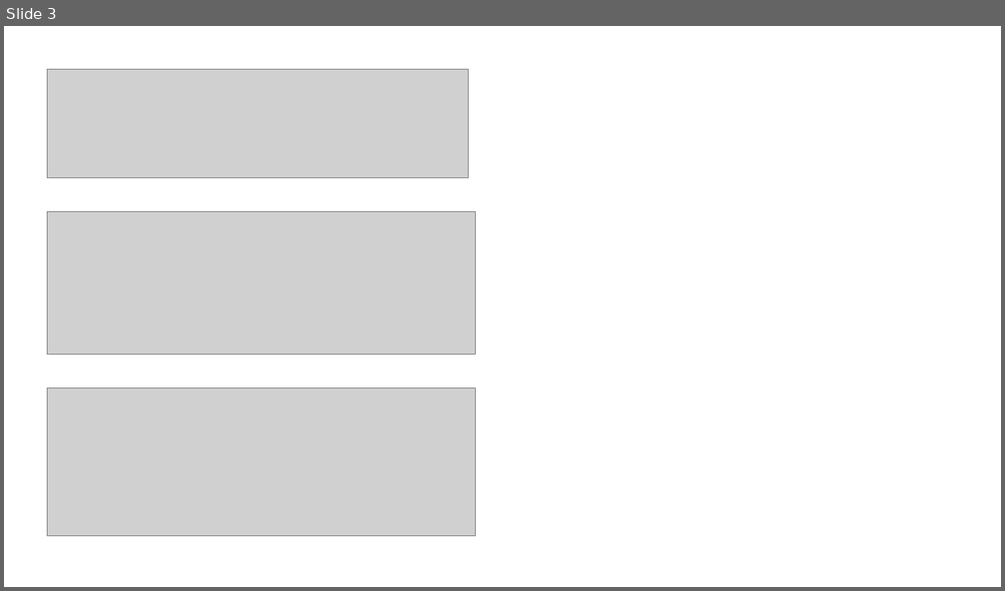
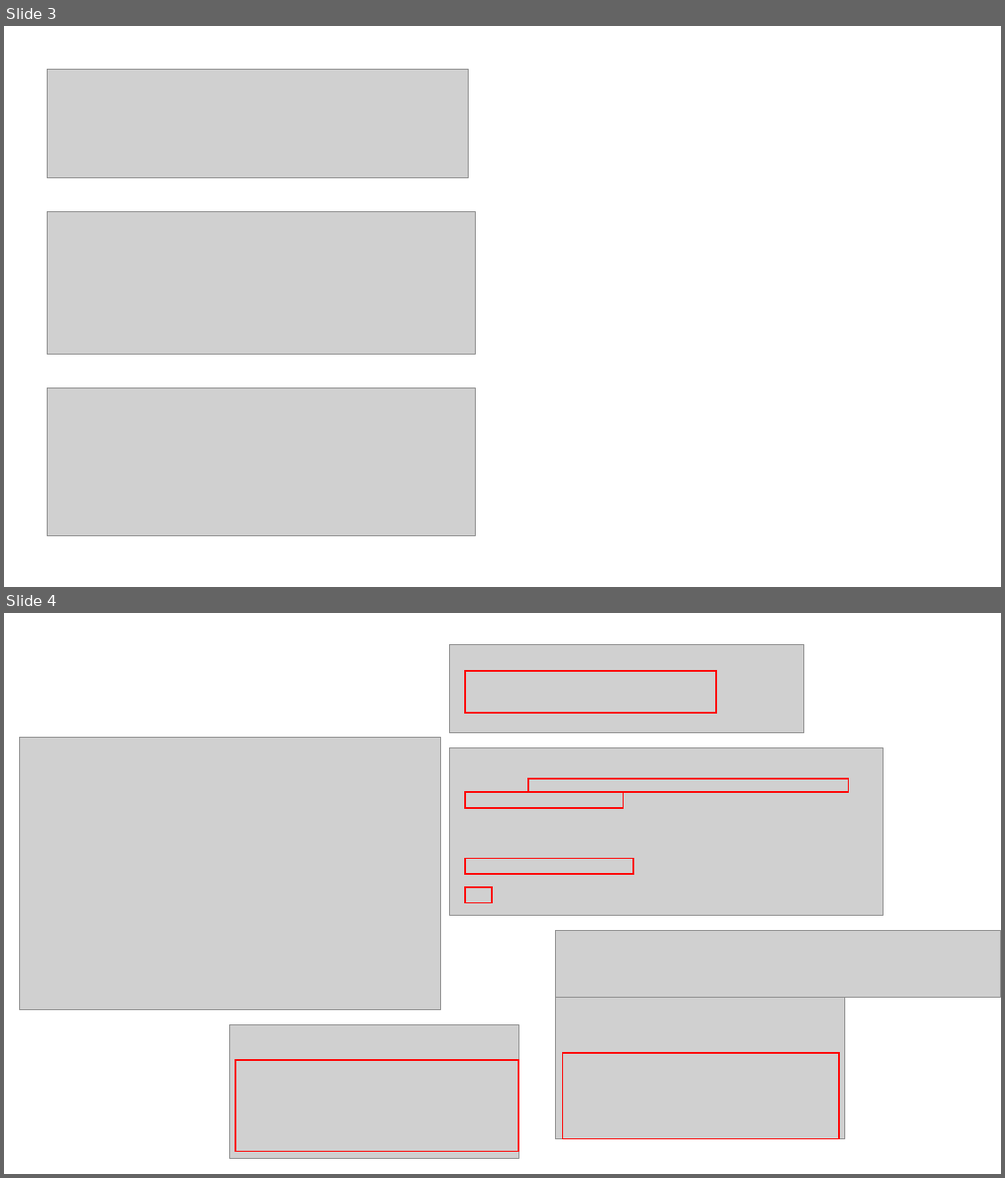
Before and after one commit to cooper35211-max/net_class, a slide deck: 網站與簡報/note.pptx. Shown one above the other, each under a label of ours: slide 3 before the commit, slides 3 and 4 after it. The pictures are 1005x591 and 1005x1178 pixels, drawn with LibreOffice and Linux fonts; fonts in the diff are those of the drawing; grey boxes stand for pictures. Boxes give left, top, right and bottom in pixels: in the first picture for what was removed or moved away, otherwise in the second. Text is boxed around its words. In the diff, an @@ line names an element or a change of style, - is before the commit and + after.

```diff
--- a/網站與簡報/note.pptx
+++ b/網站與簡報/note.pptx
@@ slide 4 added at bbox=[4, 613, 1001, 1174], background #FFFFFF @@
@@ picture added at bbox=[450, 644, 804, 732] @@
@@ rectangle added at bbox=[465, 671, 716, 713], outline #FF0000 1.5 pt @@
@@ picture added at bbox=[20, 737, 441, 1009] @@
@@ picture added at bbox=[450, 748, 883, 915] @@
@@ rectangle added at bbox=[465, 793, 623, 808], outline #FF0000 1.5 pt @@
@@ rectangle added at bbox=[528, 779, 849, 793], outline #FF0000 1.5 pt @@
@@ rectangle added at bbox=[465, 859, 633, 874], outline #FF0000 1.5 pt @@
@@ rectangle added at bbox=[465, 887, 492, 903], outline #FF0000 1.5 pt @@
@@ picture added at bbox=[555, 930, 1000, 997] @@
@@ picture added at bbox=[555, 997, 844, 1139] @@
@@ picture added at bbox=[230, 1025, 519, 1159] @@
@@ rectangle added at bbox=[235, 1060, 518, 1151], outline #FF0000 1.5 pt @@
@@ rectangle added at bbox=[563, 1054, 840, 1140], outline #FF0000 1.5 pt @@
```
Also in this commit, not shown: 1 other slide added, 1 other file.
